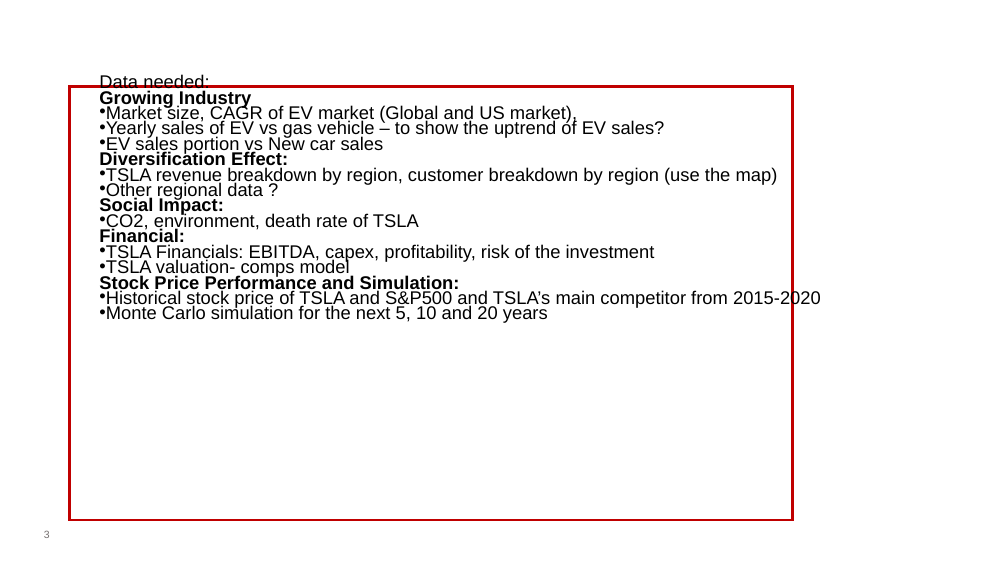
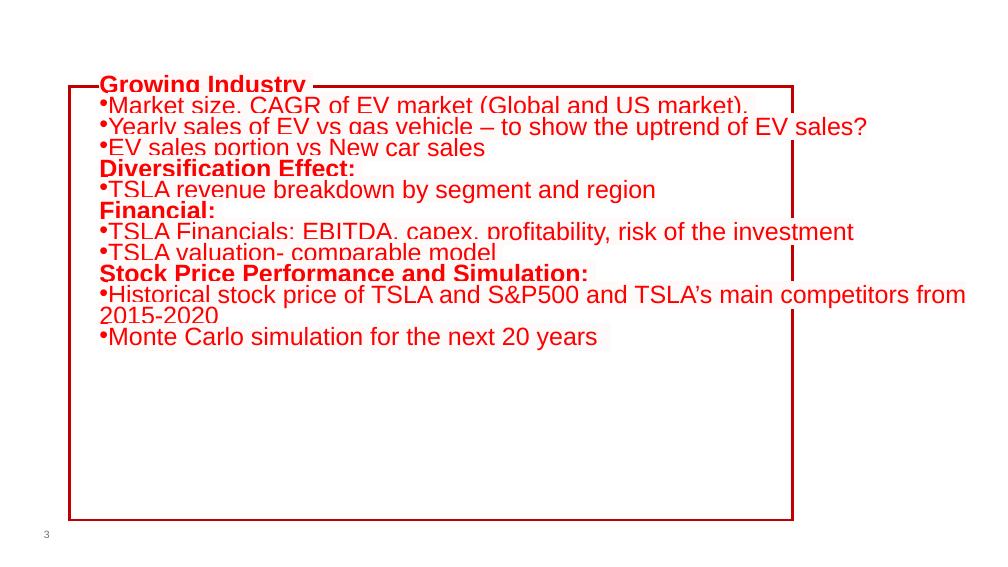
Before and after one commit to shonaqvi/Your-Next-Investment-, a slide deck: slide 3 of Slide_Template/TSLA deck.pptx. Drawn at 1008x567 pixels with LibreOffice and Linux fonts; fonts in the diff are those of the drawing; background and template pictures are left out. Boxes give left, top, right and bottom in pixels: in the first picture for what was removed or moved away, otherwise in the second. Text is boxed around its words. In the diff, an @@ line names an element or a change of style, - is before the commit and + after.

```diff
--- a/Slide_Template/TSLA deck.pptx
+++ b/Slide_Template/TSLA deck.pptx
@@ text at [99, 74, 209, 92]: paragraph removed @@
-Data needed:
@@ text at [99, 75, 867, 288]: size 17.5 to 23.8 pt, text colour #000000 to #FF0000, highlight none to #FEFAFA in "Growing Industry", "Market size, CAGR of EV market (Global ...", "Yearly sales of EV vs gas vehicle ...", "EV sales portion vs New car sales" and 4 more places @@
@@ text at [99, 176, 656, 204]: text changed; size 17.5 to 23.8 pt; text colour #000000 to #FF0000 @@
-• TSLA revenue breakdown by region, customer breakdown by region (use the map)
-• Other regional data ?
-Social Impact:
-• CO2, environment, death rate of TSLA
+• TSLA revenue breakdown by segment and region
@@ text at [99, 243, 497, 267]: text changed; size 17.5 to 23.8 pt; text colour #000000 to #FF0000 @@
-• TSLA valuation- comps model
+• TSLA valuation- comparable model
@@ text at [99, 281, 966, 351]: text changed; size 17.5 to 23.8 pt; text colour #000000 to #FF0000 @@
-• Historical stock price of TSLA and S&P500 and TSLA’s main competitor from 2015-2020
-• Monte Carlo simulation for the next 5, 10 and 20 years
+• Historical stock price of TSLA and S&P500 and TSLA’s main competitors from 2015-2020
+• Monte Carlo simulation for the next 20 years
```
Also in this commit, not shown: 9 other slides changed, 5 slides added, 2 slides removed, 4 other files.
